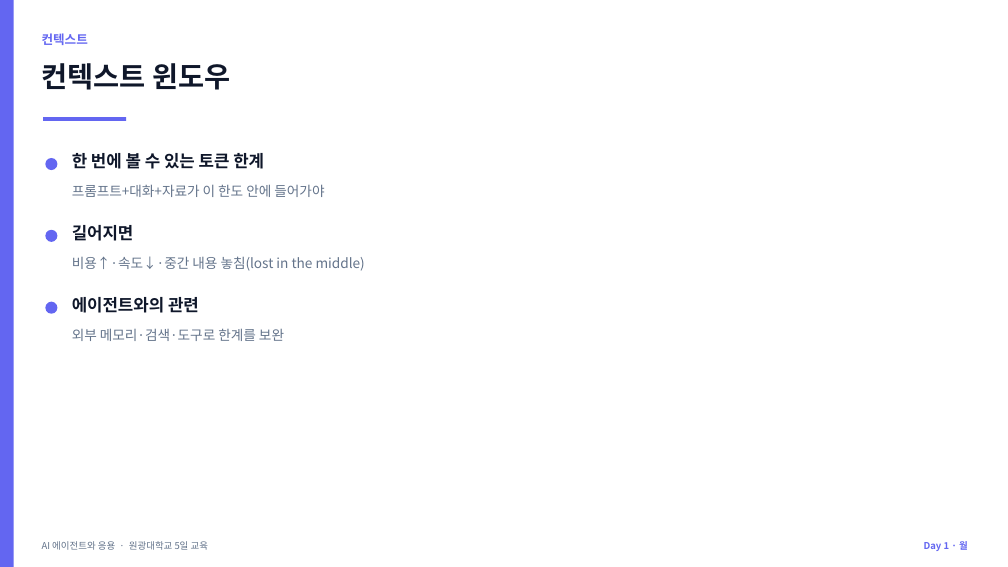
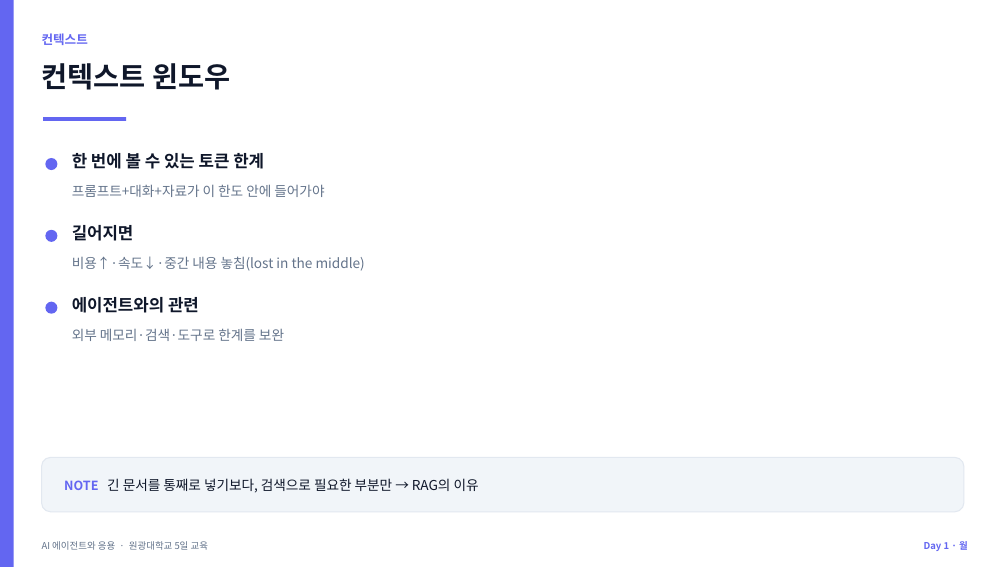
Before and after one commit to jyshin-22/wku-ai-agent-program, a slide deck: slide 16 of slides/day1.pptx. Drawn at 1008x567 pixels with LibreOffice and Linux fonts; fonts in the diff are those of the drawing. Boxes give left, top, right and bottom in pixels: in the first picture for what was removed or moved away, otherwise in the second. Text is boxed around its words. In the diff, an @@ line names an element or a change of style, - is before the commit and + after.

```diff
--- a/slides/day1.pptx
+++ b/slides/day1.pptx
@@ rounded rectangle added at bbox=[42, 457, 964, 512], fill #F1F5F9, outline #E2E8F0 1 pt @@
@@ text added at bbox=[64, 478, 479, 493], 13 pt, text #0F172A @@
+NOTE 긴 문서를 통째로 넣기보다, 검색으로 필요한 부분만 → RAG의 이유
```
Also in this commit, not shown: 5 other slides changed, 9 other files.
